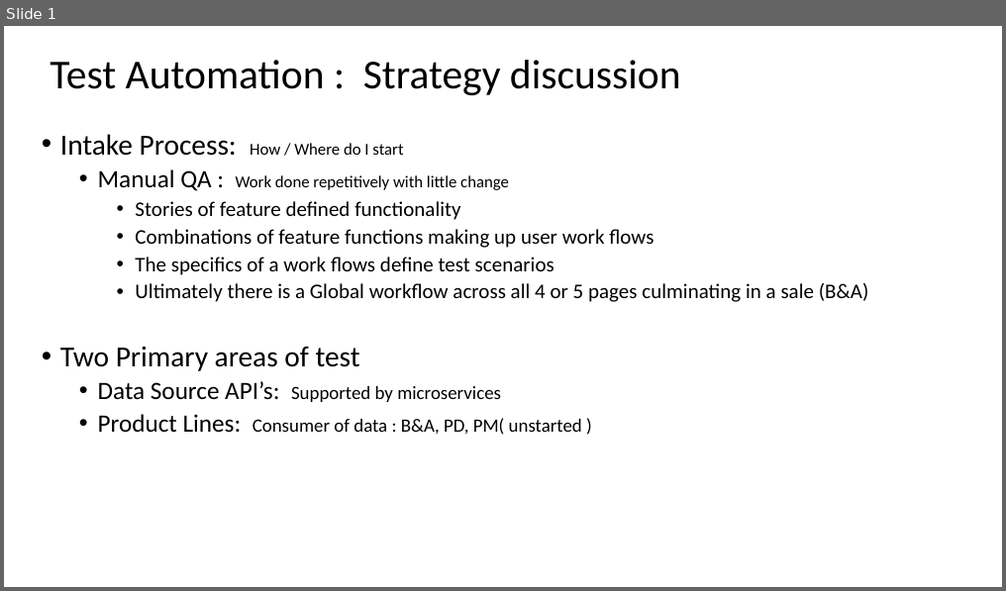
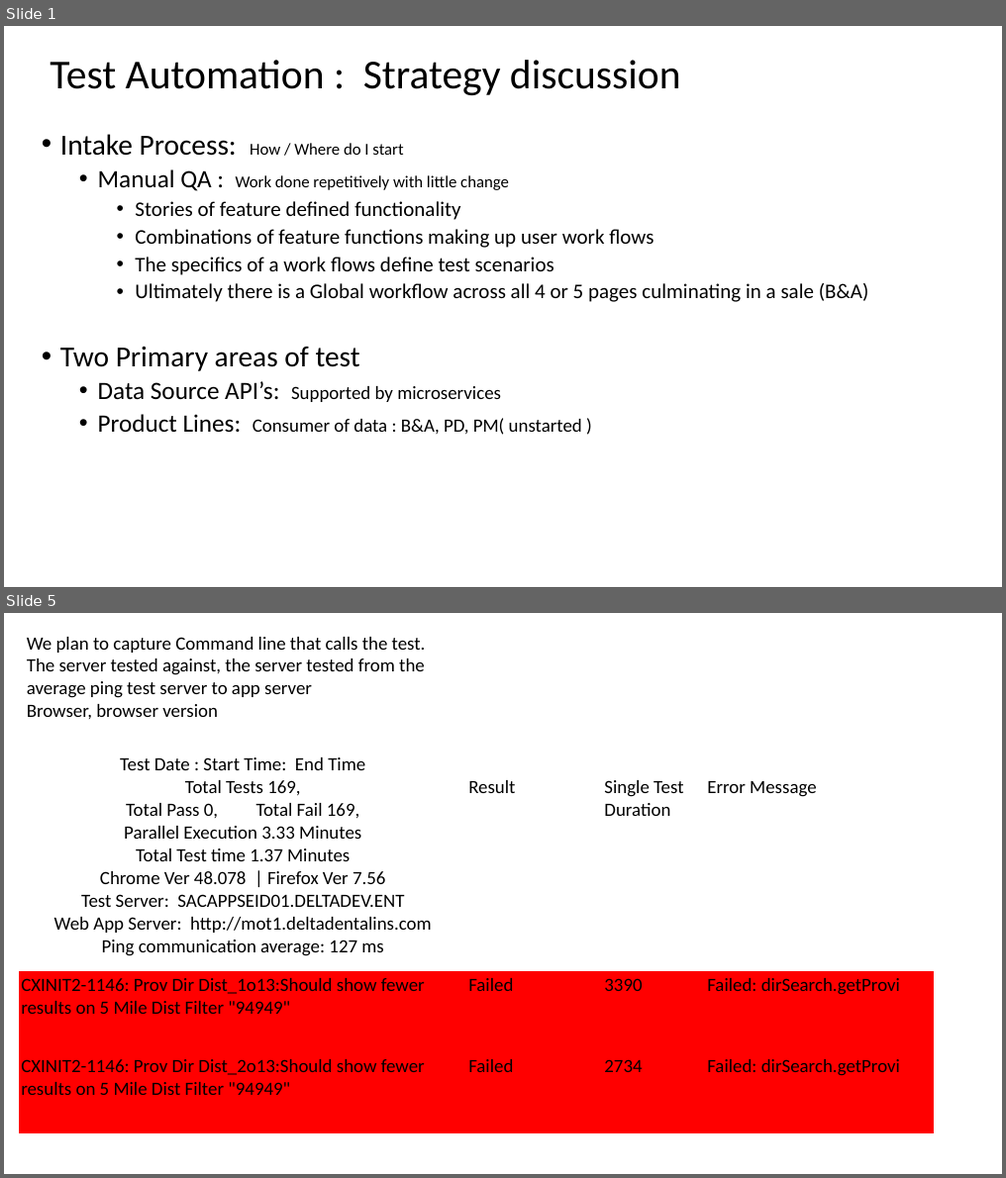
Before and after one commit to raghav9329/mainProf, a slide deck: 2017AutomationStrategy.pptx. Shown one above the other, each under a label of ours: slide 1 before the commit, slides 1 and 5 after it; the slides between them are not shown. The pictures are 1006x591 and 1006x1178 pixels, drawn with LibreOffice and Linux fonts; fonts in the diff are those of the drawing. Boxes give left, top, right and bottom in pixels: in the first picture for what was removed or moved away, otherwise in the second. Text is boxed around its words. In the diff, an @@ line names an element or a change of style, - is before the commit and + after.

```diff
--- a/2017AutomationStrategy.pptx
+++ b/2017AutomationStrategy.pptx
@@ slide 5 added at (x1=4, y1=613, x2=1002, y2=1174), background #FFFFFF @@
@@ text added at (x1=27, y1=637, x2=426, y2=719), 18 pt, text #000000 @@
+We plan to capture Command line that calls the test.
+The server tested against, the server tested from the
+average ping test server to app server
+Browser, browser version
@@ table added at (x1=19, y1=751, x2=934, y2=1134), 3 rows, 4 columns @@
+Test Date : Start Time: End Time / Total Tests 169, Total Pass 0, Total Fail 169, Parallel Execution 3.33 Minutes / Total Test time 1.37 Minutes / Chrome Ver 48.078 | Firefox Ver 7.56 / Test Server: SACAPPSEID01.DELTADEV.ENT / Web App Server: http://mot1.deltadentalins.com / Ping communication average: 127 ms | Result | Single Test / Duration | Error Message
+CXINIT2-1146: Prov Dir Dist_1o13:Should show fewer results on 5 Mile Dist Filter "94949" | Failed | 3390 | Failed: dirSearch.getProvi
+CXINIT2-1146: Prov Dir Dist_2o13:Should show fewer results on 5 Mile Dist Filter "94949" | Failed | 2734 | Failed: dirSearch.getProvi
```
Also in this commit, not shown: 3 slides changed, 2 other files.
